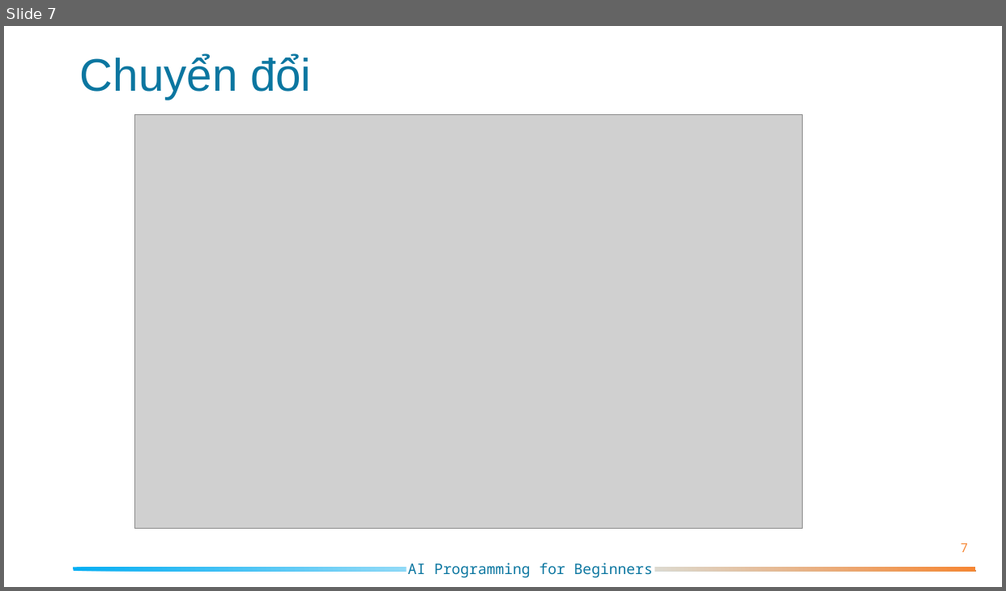
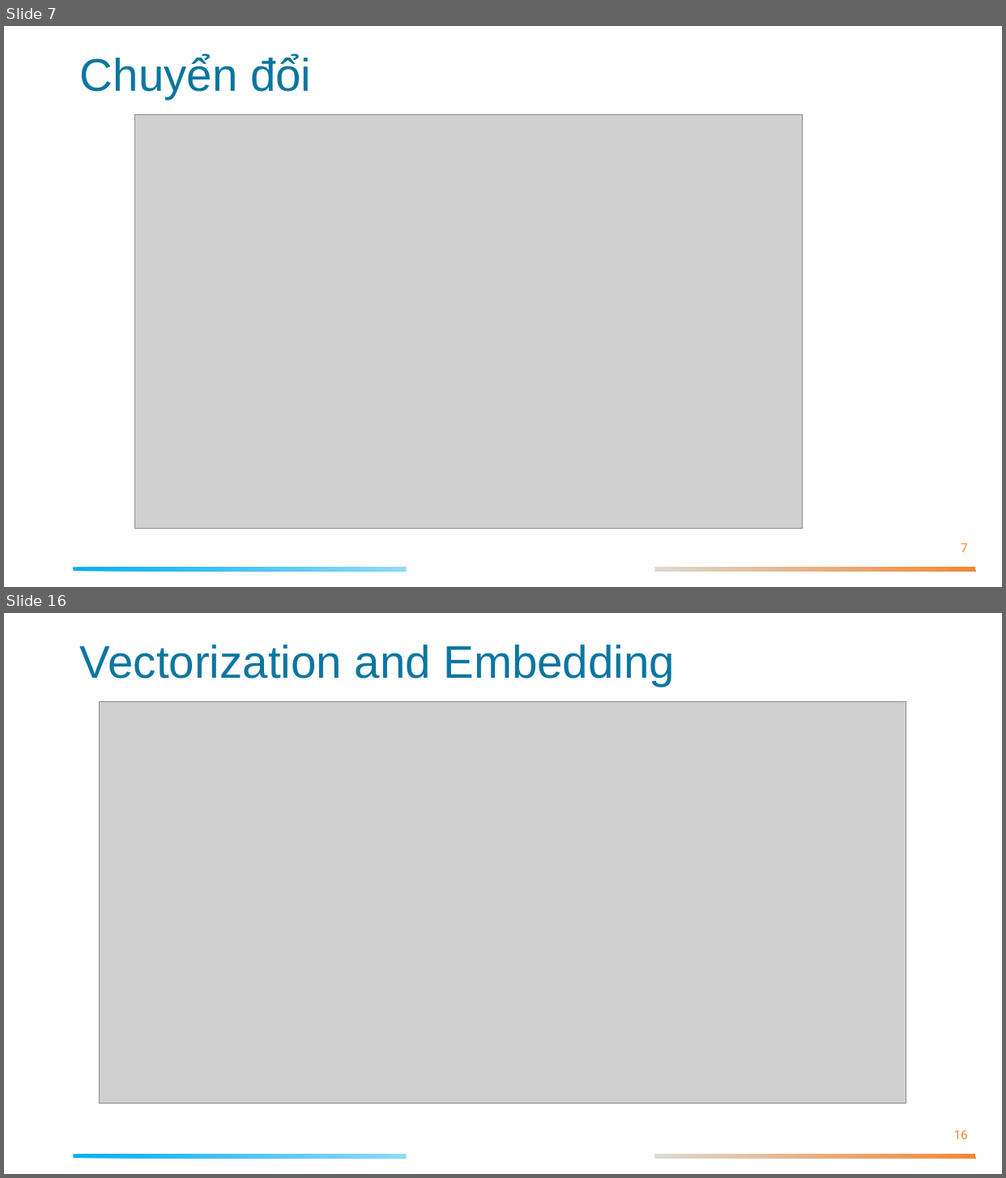
Before and after one commit to hoangducanh1865/Falcon-Class, a slide deck: Slide/Lesson 4/Data preprocessing.pptx. Shown one above the other, each under a label of ours: slide 7 before the commit, slides 7 and 16 after it; the slides between them are not shown. The pictures are 1006x591 and 1006x1178 pixels, drawn with LibreOffice and Linux fonts; fonts in the diff are those of the drawing; grey boxes stand for pictures. Boxes give left, top, right and bottom in pixels: in the first picture for what was removed or moved away, otherwise in the second. Text is boxed around its words. In the diff, an @@ line names an element or a change of style, - is before the commit and + after.

```diff
--- a/Slide/Lesson 4/Data preprocessing.pptx
+++ b/Slide/Lesson 4/Data preprocessing.pptx
@@ slide 16 added at (4, 613, 1002, 1174), background #FFFFFF; not listed: 2 template elements that a slide beside it also shows @@
@@ title added at (80, 645, 675, 686), 44 pt, text #0B76A0 @@
+Vectorization and Embedding
@@ picture added at (99, 702, 906, 1103) @@
@@ page number added at (954, 1131, 968, 1139), 12 pt, text #F68633 @@
+16
@@ slide 7 changed as well @@
@@ text removed at (408, 563, 653, 578) @@
-AI Programming for Beginners
```
Also in this commit, not shown: 5 other slides changed, 14 other slides added, 1 other file.
